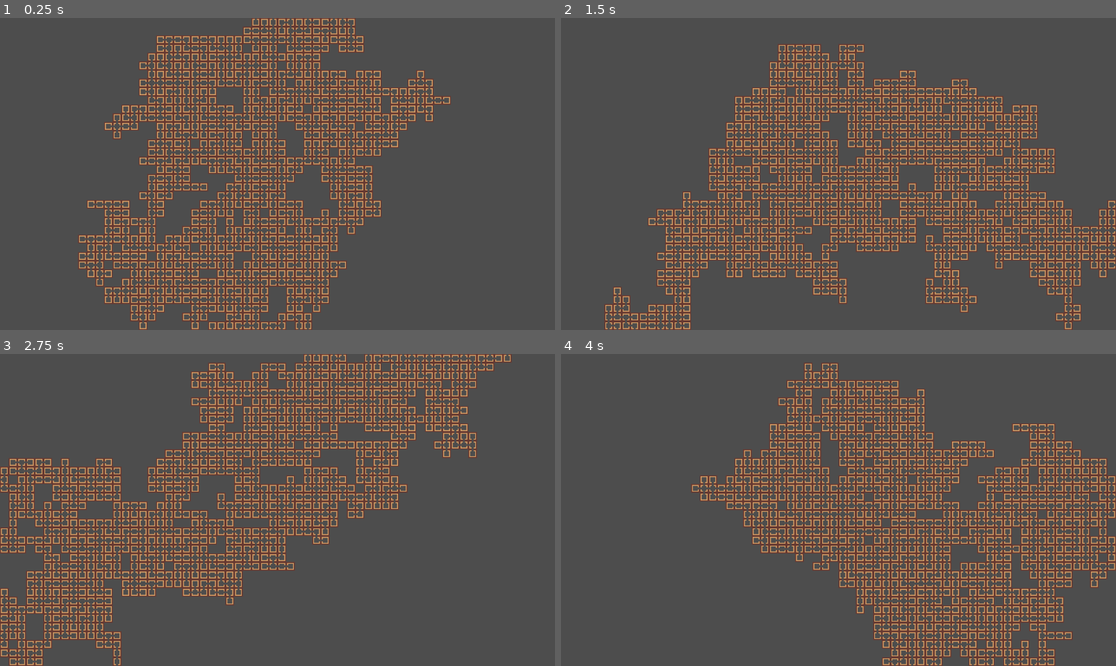
Above: before the commit, frames 1-4 (two rows, left to right).
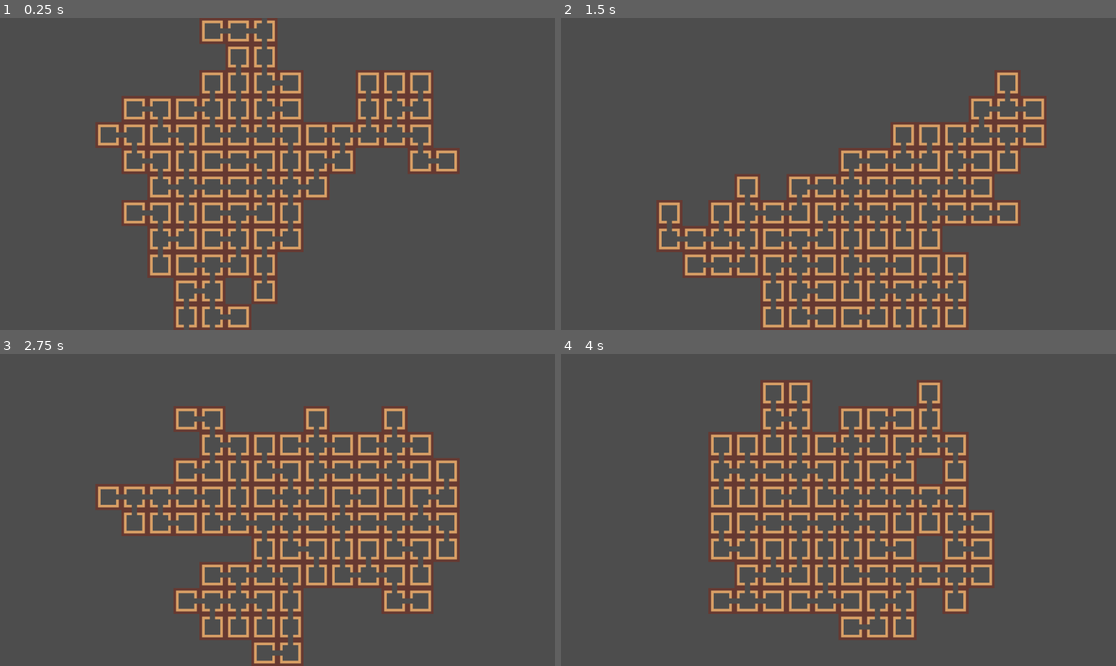
Above: after the commit, the same moments.

Repository: TreacherousDev/Treacherous
Game: Godot game, scene res://main/map_generator/map_generator.tscn
The game is run twice, just before and just after one commit, with the same random seed, the same clock (stepped at 60 frames per second) and the same inputs. The engine's default icon, where the game draws it, is replaced by a stand-in: a white triangle on a blue panel in a dark square.
Inputs (mouse positions are in pixels of both pictures, inside the frame that each line leads up to):
- Up to frame 1 (0.25 s): no input
- Up to frame 2 (1.5 s): tap Enter (ui_accept) at 0.5, 0.77, 1.25 s; move the mouse to (960, 158) at 0.52 s; click (960, 158) at 0.67 s; move the mouse to (727, 189) at 1.27 s; click (727, 189) at 1.42 s
- Up to frame 3 (2.75 s): tap Enter (ui_accept) at 1.52, 2 s; move the mouse to (333, 441) at 2.02 s; click (333, 441) at 2.17 s
- Up to frame 4 (4 s): tap Enter (ui_accept) at 2.75, 3.02, 3.5, 3.77 s; move the mouse to (810, 572) at 2.77 s; click (810, 572) at 2.92 s; move the mouse to (1005, 556) at 3.52 s; click (1005, 556) at 3.67 s

The runs differ from the first frame. In frame 1, 28% of the frame differs, in the area x 14-83%, y 0-100%; in frame 2, 32%; in frame 3, 34%, in the area x 0-93%, y 0-100%; in frame 4, 32%.

Commit message:
rewritten navigation system, easier to maintain algorithm

Diff:
--- a/main/map_generator/map_generator.tscn
+++ b/main/map_generator/map_generator.tscn
@@ -11,9 +11,9 @@
 script = ExtResource("2_ns4qq")
 icon1 = ExtResource("3_na7s7")
 icon2 = ExtResource("3_8mued")
-map_size = 1000
+map_size = 80
 batch_size = 1000
 expand_mode = 0
 
 [node name="Camera2D" type="Camera2D" parent="."]
-zoom = Vector2(0.3, 0.3)
+zoom = Vector2(0.9, 0.9)
--- a/main/map_generator/path_marker.tscn
+++ b/main/map_generator/path_marker.tscn
@@ -1,7 +1,7 @@
 [gd_scene load_steps=2 format=3 uid="uid://crfmts8vvxs4a"]
 
-[ext_resource type="Texture2D" uid="uid://dhu2qqms0ltfj" path="res://main/resources/Red_Square.svg.png" id="1_xtmch"]
+[ext_resource type="Texture2D" uid="uid://c7bdasyq5rgkf" path="res://red_arrow.png" id="1_gr0bt"]
 
 [node name="Icon" type="Sprite2D" groups=["path_marker"]]
 scale = Vector2(0.015, 0.015)
-texture = ExtResource("1_xtmch")
+texture = ExtResource("1_gr0bt")
--- a/main/map_generator/rooms_generator.gd
+++ b/main/map_generator/rooms_generator.gd
@@ -1,14 +1,5 @@
 extends TDMapGenerator
 
-#func navigate_to_origin(location: Vector2i, cell_parent_position: Dictionary, tile_size: Vector2i):
-#	var current_location = location
-#	if !cell_parent_position.has(location):
-#		return
-#	spawn_marker(current_location, tile_size)
-#	while cell_parent_position.has(current_location):
-##		await get_tree().process_frame
-#		current_location = cell_parent_position[current_location]
-#		spawn_marker(current_location, tile_size)
 
 ## Path marker sprite
 @export var draw_path: Node2D
@@ -35,72 +26,73 @@
 		if event.pressed:
 			if click_count == 0:
 				var click_1 = local_to_map(get_local_mouse_position())
-				if cell_parent_position.has(click_1):
+				if get_used_cells(0).has(click_1):
 					clear_previous_markers()
-					print("click 1")
 					mouseclick_1 = click_1
 					click_count += 1
 			elif click_count == 1:
 				var click_2 = local_to_map(get_local_mouse_position())
-				if cell_parent_position.has(click_2):
-					print("click 2")
+				if get_used_cells(0).has(click_2):
 					mouseclick_2 = click_2
 					click_count = 0
 					foo()
 
-var loc1
-var loc2
 
 func clear_previous_markers():
 	for marker in get_tree().get_nodes_in_group("path_marker"):
 		marker.queue_free()
 
+var fubar = {1: 270, 2: 0, 4: 90, 8: 180}
+var fubar2 = {1: 90, 2: 180, 4: 270, 8: 0}
+var pointer_1
+var pointer_2
+var pointer_1_path = []
+var pointer_2_path = []
 func foo():
-	loc1 = mouseclick_1
-	loc2 = mouseclick_2
-	var click_1_depth = cell_depth[mouseclick_1]
-	var click_2_depth = cell_depth[mouseclick_2]
-	var difference = click_1_depth - click_2_depth
-	print(difference)
 
+	pointer_1 = mouseclick_1
+	pointer_2 = mouseclick_2
+
+	if pointer_1 == pointer_2:
+		print("You are already here!")
+		return
+
+	var difference = cell_depth[pointer_1] - cell_depth[pointer_2]
 	if difference > 0:
-		var current_location = mouseclick_1
 		while difference > 0:
-			spawn_marker(icon1, current_location, tile_set.tile_size)
+			pointer_1_path.append(pointer_1)
+			pointer_1 = cell_parent_position[pointer_1]
 			difference -= 1
-			current_location = cell_parent_position[current_location]
-		loc1 = current_location
 	elif difference < 0:
-		var current_location = mouseclick_2
 		while difference < 0:
-			spawn_marker(icon1, current_location, tile_set.tile_size)
+			pointer_2_path.append(pointer_2)
+			pointer_2 = cell_parent_position[pointer_2]
 			difference += 1
-			current_location = cell_parent_position[current_location]
-		loc2 = current_location
 
-	print(cell_depth[loc1])
-	print(cell_depth[loc2])
 	step1()
+	pointer_2_path.reverse()
+	var path = pointer_1_path + pointer_2_path
 
-var buzz
+	print(path)
+	var i = 0
+	while i < path.size()-1:
+		spawn_marker(icon2, path[i], tile_set.tile_size)
+		i += 1
 
+	pointer_1_path.clear()
+	pointer_2_path.clear()
+	path.clear()
 
 func step1():
-	spawn_marker(icon1, loc1, tile_set.tile_size)
-	if cell_parent_position.has(loc1):
-		buzz = loc1
-		loc1 = cell_parent_position[loc1]
+	pointer_1_path.append(pointer_1)
+	if pointer_1 != pointer_2:
+		pointer_1 = cell_parent_position[pointer_1]
 		step2()
 
-
 func step2():
-	if loc2 != buzz:
-		spawn_marker(icon1, loc2, tile_set.tile_size)
-		loc2 = cell_parent_position[loc2]
-		step1()
-	else:
-		buzz = null
-
+	pointer_2_path.append(pointer_2)
+	pointer_2 = cell_parent_position[pointer_2]
+	step1()
 
 #MANIPULATE MAP
 #all methods to manipulate map structure goes here
--- a/node_2d.tscn
+++ b/node_2d.tscn
@@ -2,6 +2,6 @@
 
 [ext_resource type="Texture2D" uid="uid://cyvhphdgsa8h7" path="res://main/icon.svg" id="1_6f03j"]
 
-[node name="Node2D" type="Sprite2D"]
+[node name="Node2D" type="Sprite2D" groups=["path_marker"]]
 scale = Vector2(0.3, 0.3)
 texture = ExtResource("1_6f03j")
Binary file added: red_arrow.png
Not shown, added: red_arrow.png.import
